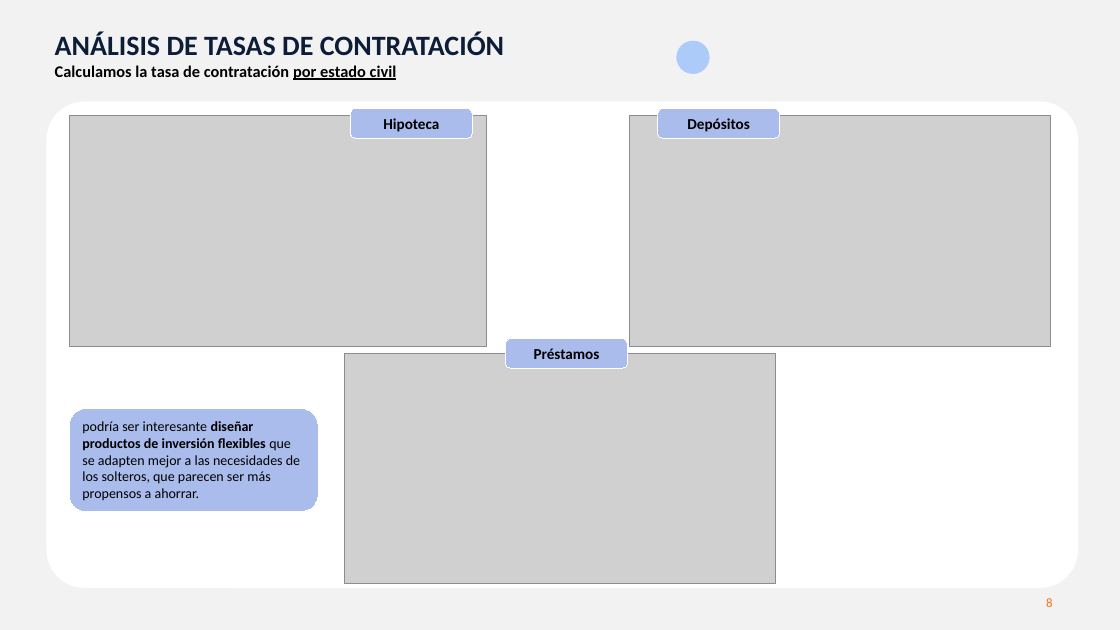
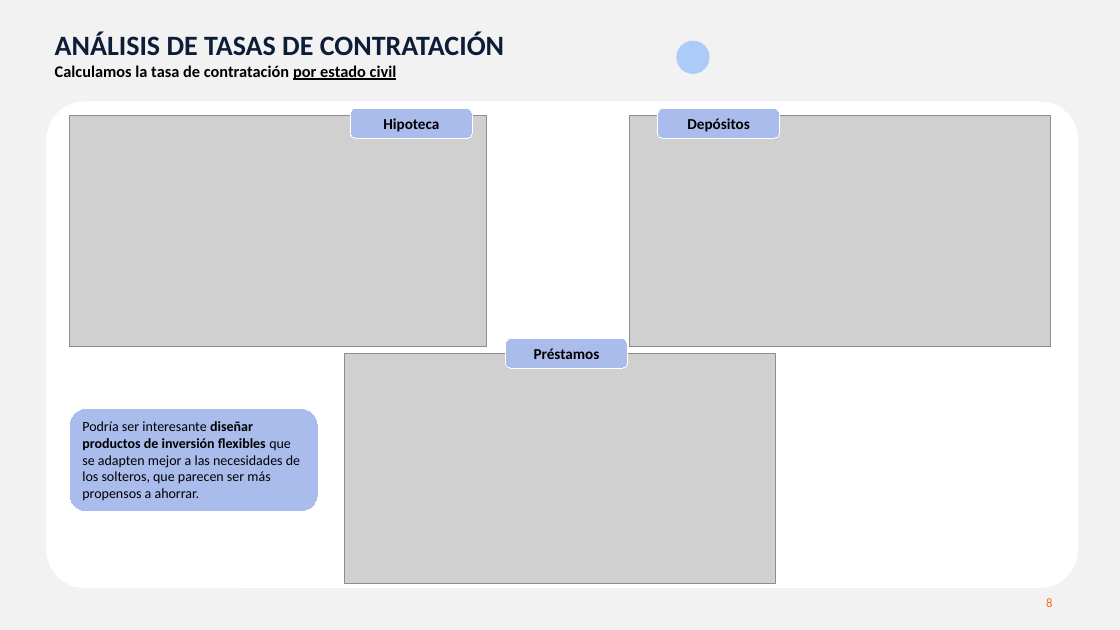
Before and after one commit to MarinaTorba/PersonalDataProrjects, a slide deck: slide 8 of Equip_B/results/D1_presentacion_Cliente.pptx. Drawn at 1120x630 pixels with LibreOffice and Linux fonts; fonts in the diff are those of the drawing; grey boxes stand for pictures. Boxes give left, top, right and bottom in pixels: in the first picture for what was removed or moved away, otherwise in the second. Text is boxed around its words. In the diff, an @@ line names an element or a change of style, - is before the commit and + after.

```diff
--- a/Equip_B/results/D1_presentacion_Cliente.pptx
+++ b/Equip_B/results/D1_presentacion_Cliente.pptx
@@ text in rounded rectangle at [82, 421, 300, 501]: text changed @@
-podría ser interesante diseñar productos de inversión flexibles que se adapten mejor a las necesidades de los solteros, que parecen ser más propensos a ahorrar.
+Podría ser interesante diseñar productos de inversión flexibles que se adapten mejor a las necesidades de los solteros, que parecen ser más propensos a ahorrar.
```
Also in this commit, not shown: 21 other slides changed, 1 slide removed.
